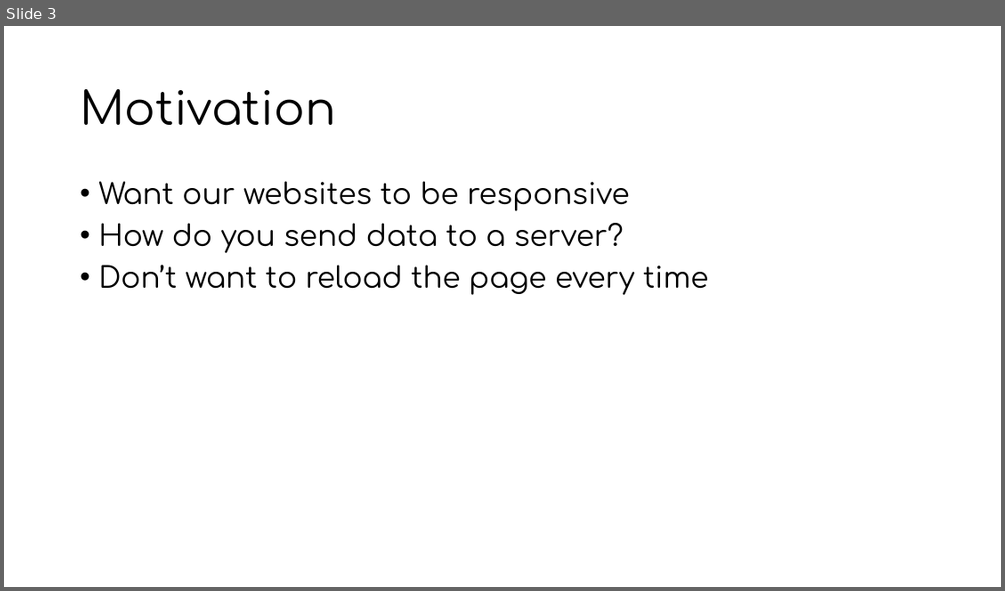
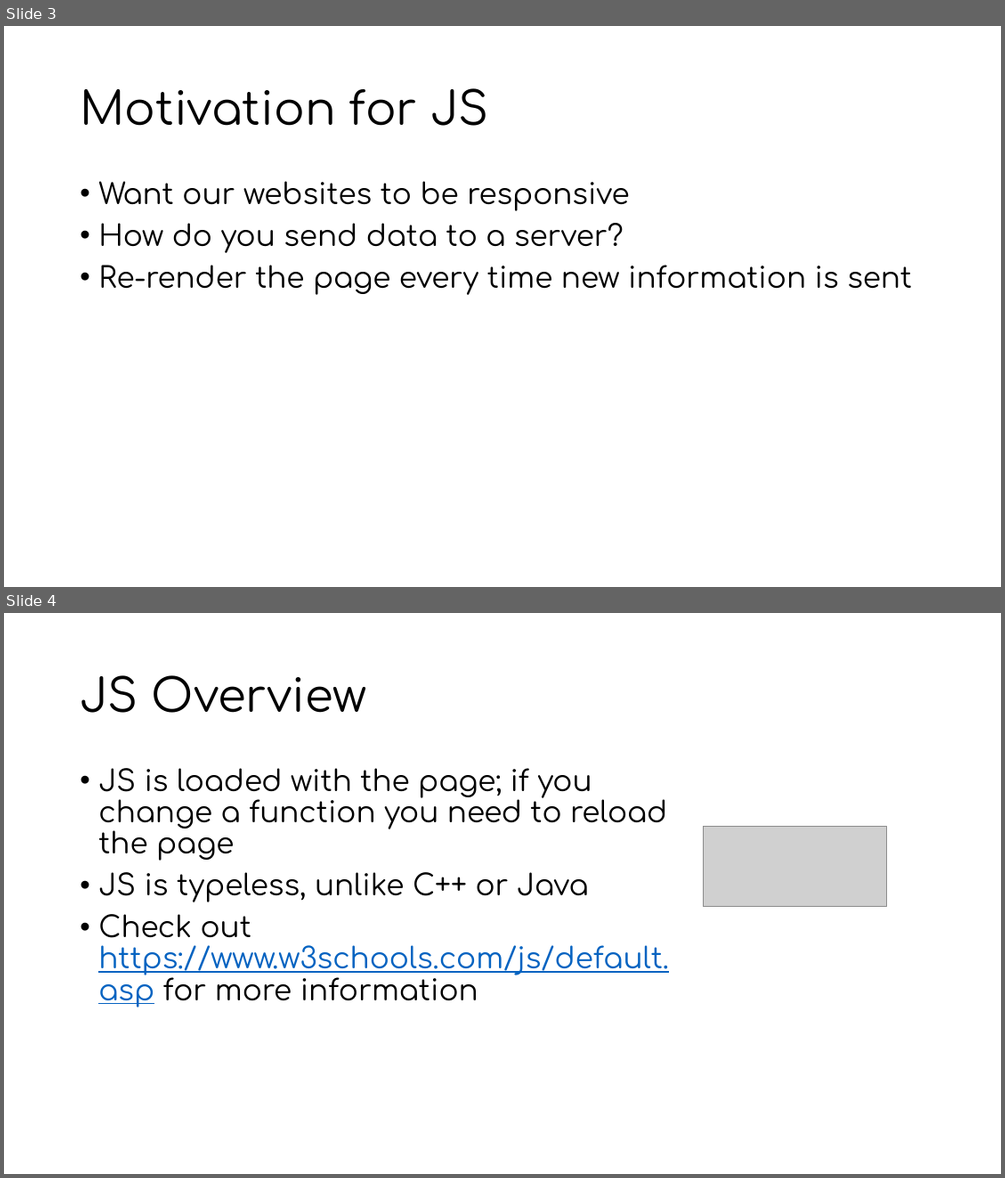
Before and after one commit to MiBioSoft2017/2017FallBootCamp, a slide deck: Javascript/JS Tutorial.pptx. Shown one above the other, each under a label of ours: slide 3 before the commit, slides 3 and 4 after it. The pictures are 1005x591 and 1005x1178 pixels, drawn with LibreOffice and Linux fonts; fonts in the diff are those of the drawing; grey boxes stand for pictures. Boxes give left, top, right and bottom in pixels: in the first picture for what was removed or moved away, otherwise in the second. Text is boxed around its words. In the diff, an @@ line names an element or a change of style, - is before the commit and + after.

```diff
--- a/Javascript/JS Tutorial.pptx
+++ b/Javascript/JS Tutorial.pptx
@@ slide 4 added at bbox=[4, 613, 1001, 1174], background #FFFFFF @@
@@ title added at bbox=[80, 675, 366, 713], 44 pt, text #000000 @@
+JS Overview
@@ text added at bbox=[98, 768, 669, 1007], 28 pt, text #000000 @@
+• JS is loaded with the page; if you change a function you need to reload the page
+• JS is typeless, unlike C++ or Java
+• Check out https://www.w3schools.com/js/default.asp for more information
@@ picture added at bbox=[704, 826, 887, 906] @@
@@ slide 3 changed as well @@
@@ title at bbox=[80, 88, 488, 126]: text changed @@
-Motivation
+Motivation for JS
@@ text at bbox=[98, 265, 912, 295]: text changed @@
-• Don’t want to reload the page every time
+• Re-render the page every time new information is sent
```
Also in this commit, not shown: 3 other slides changed, 12 other slides added, 2 slides removed.
